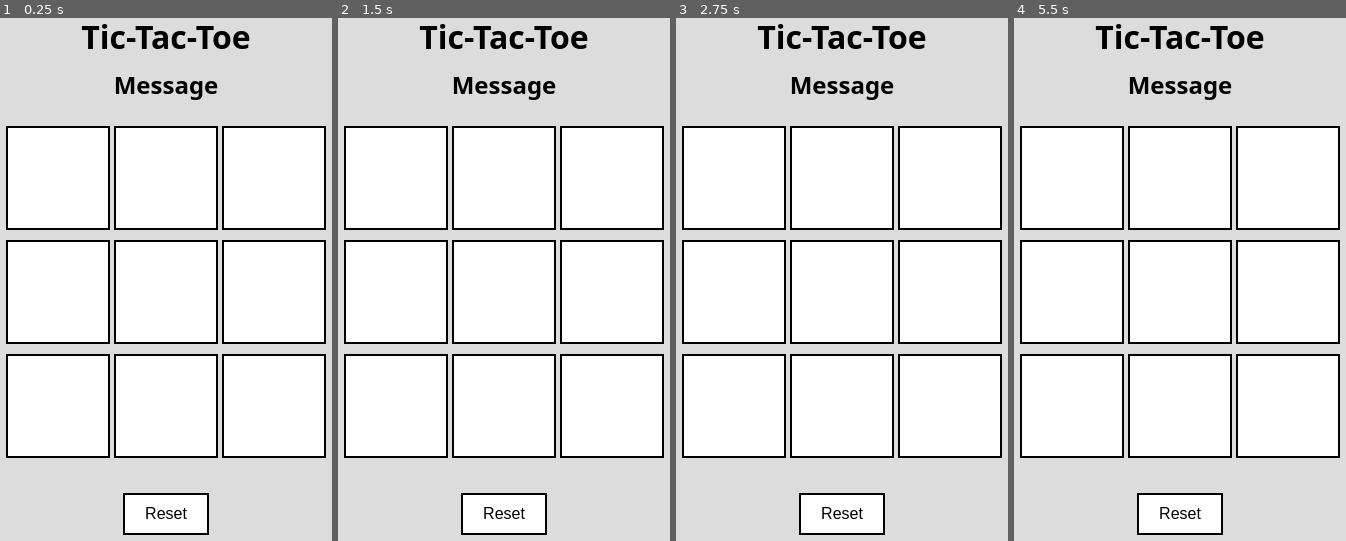
Above: before the commit, frames 1-4 (left to right).
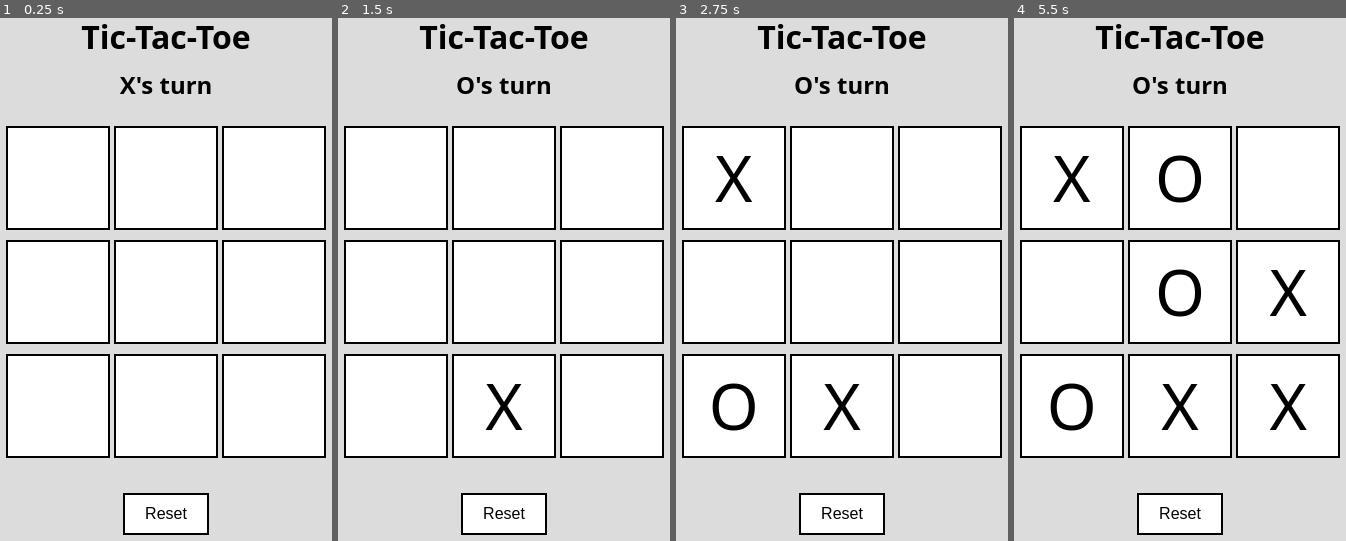
Above: after the commit, the same moments.

Repository: AhmedJawadi5/tic-tac-toe
Game: browser game, page index.html
Same seed, same stepped clock (60 frames per second), same inputs: the game is played once before the commit and once after it.
Inputs (mouse positions are in pixels of both pictures, inside the frame that each line leads up to):
- Up to frame 1 (0.25 s): no input
- Up to frame 2 (1.5 s): click (504, 405) at 1.27 s
- Up to frame 3 (2.75 s): click (732, 405) at 1.87 s; click (732, 180) at 2.02 s; click (842, 405) at 2.47 s
- Up to frame 4 (5.5 s): click (1180, 289) at 3.07 s; click (1070, 405) at 3.67 s; click (1180, 289) at 4.27 s; click (1289, 405) at 4.52 s; click (1180, 180) at 4.87 s; click (1289, 289) at 5.47 s

The runs differ from the first frame. In frame 1, 0.6% of the frame differs, in the area x 34-66%, y 11-16%; in frame 2, 0.9%; in frame 3, 1.8%; in frame 4, 3.4%, in the area x 10-89%, y 11-79%.

Commit message:
Done with the game

Diff:
--- a/app.js
+++ b/app.js
@@ -3,15 +3,175 @@
 
 
 /*---------------------------- Variables (state) ----------------------------*/
+//A variable for the current player whose turn is to play,
+//and it will be declared using "let" because it changes
+//every round. eg: X turn -> O turn -> X turn ...
+let currentPlayer = "X";
+let moveCount = 0;
+let isGameOver = false;
+
+
 
 
 
 /*------------------------ Cached Element References ------------------------*/
+//Selecting the message (h2 tag)
+const messageElement = document.querySelector("#message");
+//Selecting the boxes
+const squareOneElement = document.getElementById("0");
+const squareTwoElement = document.getElementById("1");
+const squareThreeElement = document.getElementById("2");
+const squareFourElement = document.getElementById("3");
+const squareFiveElement = document.getElementById("4");
+const squareSixElement = document.getElementById("5");
+const squareSevenElement = document.getElementById("6");
+const squareEightElement = document.getElementById("7");
+const squareNineElement = document.getElementById("8");
+//Selecting the reset button
+const resetButton = document.querySelector("#reset");
 
 
 
-/*-------------------------------- Functions --------------------------------*/
 
 
 
+/*------------------------ Functions or Manipulation ------------------------*/
+messageElement.textContent = currentPlayer + "'s" + " turn";
+function switchPlayer() {
+    if (isGameOver !== true) {
+        if (currentPlayer === "X") {
+                currentPlayer = "O";
+                messageElement.textContent = currentPlayer+ "'s"+ " turn";
+            }
+            else {
+                currentPlayer = "X";
+                messageElement.textContent = currentPlayer+ "'s"+ " turn";
+            }
+        }
+}
+function handleMove(clickedElement) {
+    if (clickedElement.textContent==="" && isGameOver!==true){
+        clickedElement.textContent = currentPlayer;
+        moveCount++;
+        checkHeWins();
+        checkForTie();
+        switchPlayer();
+    }
+}
+function checkHeWins() {
+    //For row 1:
+    if (squareOneElement.textContent===currentPlayer &&
+        squareTwoElement.textContent===currentPlayer &&
+        squareThreeElement.textContent===currentPlayer) {
+            isGameOver = true;
+            messageElement.textContent = currentPlayer + " win the game";
+    }
+    //For row 2:
+    if (squareFourElement.textContent===currentPlayer &&
+        squareFiveElement.textContent===currentPlayer &&
+        squareSixElement.textContent===currentPlayer) {
+            isGameOver = true;
+            messageElement.textContent = currentPlayer + " win the game";
+    }
+    //For row 3:
+    if (squareSevenElement.textContent===currentPlayer &&
+        squareEightElement.textContent===currentPlayer &&
+        squareNineElement.textContent===currentPlayer) {
+            isGameOver = true;
+            messageElement.textContent = currentPlayer + " win the game";
+    }
+    //For column 1:
+    if (squareOneElement.textContent===currentPlayer &&
+        squareFourElement.textContent===currentPlayer &&
+        squareSevenElement.textContent===currentPlayer) {
+            isGameOver = true;
+            messageElement.textContent = currentPlayer + " win the game";
+    }
+    //For column 2:
+    if (squareTwoElement.textContent===currentPlayer &&
+        squareFiveElement.textContent===currentPlayer &&
+        squareEightElement.textContent===currentPlayer) {
+            isGameOver = true;
+            messageElement.textContent = currentPlayer + " win the game";
+    }
+    //For column 3:
+    if (squareThreeElement.textContent===currentPlayer &&
+        squareSixElement.textContent===currentPlayer &&
+        squareNineElement.textContent===currentPlayer) {
+            isGameOver = true;
+            messageElement.textContent = currentPlayer + " win the game";
+    }
+    //For diagonal (left to right):
+    if (squareOneElement.textContent===currentPlayer &&
+        squareFiveElement.textContent===currentPlayer &&
+        squareNineElement.textContent===currentPlayer) {
+            isGameOver = true;
+            messageElement.textContent = currentPlayer + " win the game";
+    }
+    //For diagonal (right to left):
+    if (squareThreeElement.textContent===currentPlayer &&
+        squareFiveElement.textContent===currentPlayer &&
+        squareSevenElement.textContent===currentPlayer) {
+            isGameOver = true;
+            messageElement.textContent = currentPlayer + " win the game";
+    }
+}
+
+function checkForTie() {
+    if (moveCount===9 && isGameOver!==true) {
+        messageElement.textContent = "The game is tie";
+        isGameOver = true;
+    }
+}
+
+function resetBtn() {
+    //Empty the boxes
+    squareOneElement.textContent = "";
+    squareTwoElement.textContent = "";
+    squareThreeElement.textContent = "";
+    squareFourElement.textContent = "";
+    squareFiveElement.textContent = "";
+    squareSixElement.textContent = "";
+    squareSevenElement.textContent = "";
+    squareEightElement.textContent = "";
+    squareNineElement.textContent = "";
+
+    currentPlayer = "X";
+    moveCount = 0;
+    isGameOver = false;
+    messageElement.textContent = "X's turn";
+}
+
+
 /*----------------------------- Event Listeners -----------------------------*/
+//Event listener for the boxes
+squareOneElement.addEventListener("click", () => {
+    handleMove(squareOneElement);
+});
+squareTwoElement.addEventListener("click", () => {
+    handleMove(squareTwoElement);
+});
+squareThreeElement.addEventListener("click", () => {
+    handleMove(squareThreeElement);
+});
+squareFourElement.addEventListener("click", () => {
+    handleMove(squareFourElement);
+});
+squareFiveElement.addEventListener("click", () => {
+    handleMove(squareFiveElement);
+});
+squareSixElement.addEventListener("click", () => {
+    handleMove(squareSixElement);
+});
+squareSevenElement.addEventListener("click", () => {
+    handleMove(squareSevenElement);
+});
+squareEightElement.addEventListener("click", () => {
+    handleMove(squareEightElement);
+});
+squareNineElement.addEventListener("click", () => {
+    handleMove(squareNineElement);
+});
+
+//Event listener for the reset button
+resetButton.addEventListener("click", resetBtn);
